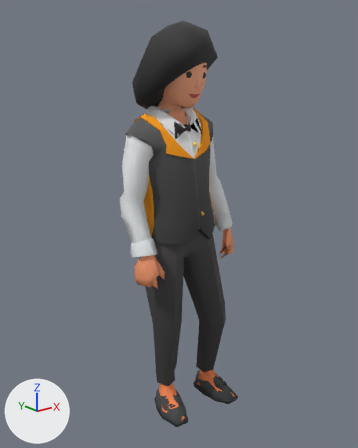
The glTF model public/models/supplied/service.glb as it was, and as the next commit left it.
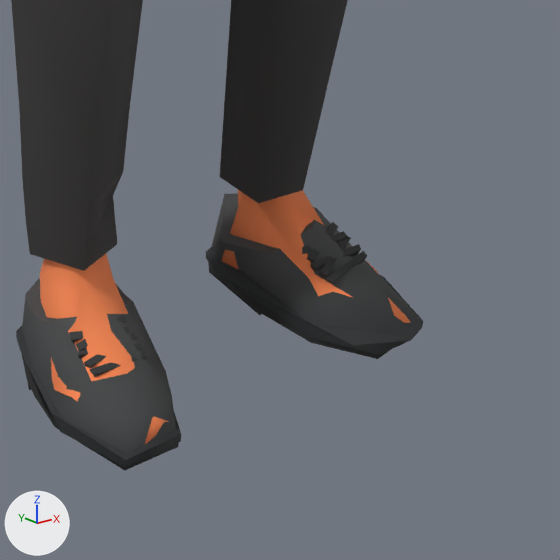
Each version appears first whole from a 50 mm lens placed at (-1.33, -1.704, 1.566), pointed at (-0.006, -0.048, 0.904), and next in a close-up on the part from 42% to 74% of the width and 74% to 100% of the height. The lights are fixed; the arrows at lower left show +X, +Y and +Z. The older version's two pictures come first. Vertices at exactly the same position are counted once.

The first close-up shows 'CivilianBody'.
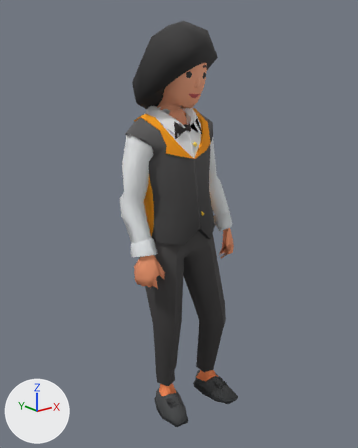
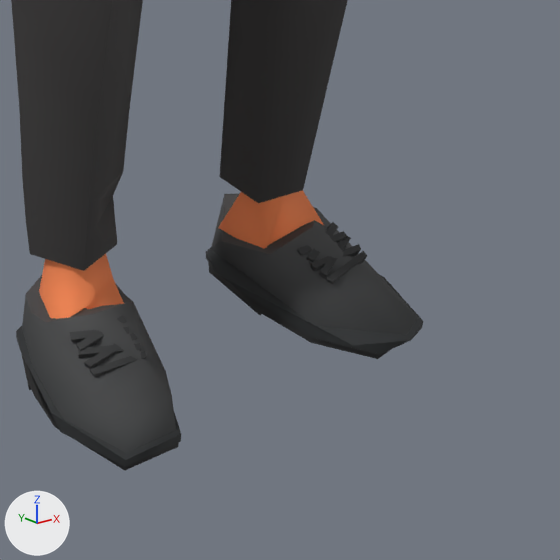
What differs and where, as boxes [x1, y1, x2, y2] in the close-ups (560 x 560 px):
part 1 of me_civilianbody, cut back: before [40, 254, 169, 444]; after [39, 254, 124, 319]
part 2 of me_civilianbody, reshaped: before [222, 190, 411, 323]; after [218, 190, 324, 249]

Edits to the bpy script that builds the scene:
```text
Change me_civilianbody:
    used by ob_civilianbody; location = (0.0, 0.0, 0.0)
    remove me_civilianbody.from_pydata(...)  # 1490 vertices, 2595 faces; spans x -0.29..0.26, y -0.25..0.13, z -0.02..1.74
    add me_civilianbody.from_pydata(...)  # 1469 vertices, 2549 faces; spans x -0.29..0.26, y -0.25..0.13, z -0.02..1.74
    me_civilianbody part 1
    20 vertices are removed from x -0.15..-0.03, y -0.21..0.01, z 0.0..0.12
    45 faces are deleted
    1 vertex moves from x -0.1, y -0.01, z 0.08 to x -0.1, y -0.01, z 0.05
    4 vertices are added at (-0.13, -0.08, 0.05), (-0.05, 0.0, 0.05), (-0.05, -0.1, 0.05), (-0.03, -0.04, 0.05)
    11 new faces join them
    me_civilianbody part 2
    8 vertices are removed from x 0.12..0.24, y -0.24..-0.01, z -0.01..0.08
    22 faces are deleted
    1 vertex moves from x 0.14, y -0.04, z 0.12 to x 0.12, y -0.03, z 0.05
    3 vertices are added at (0.13, -0.1, 0.05), (0.16, -0.12, 0.05), (0.17, -0.01, 0.05)
    10 new faces join them
```
